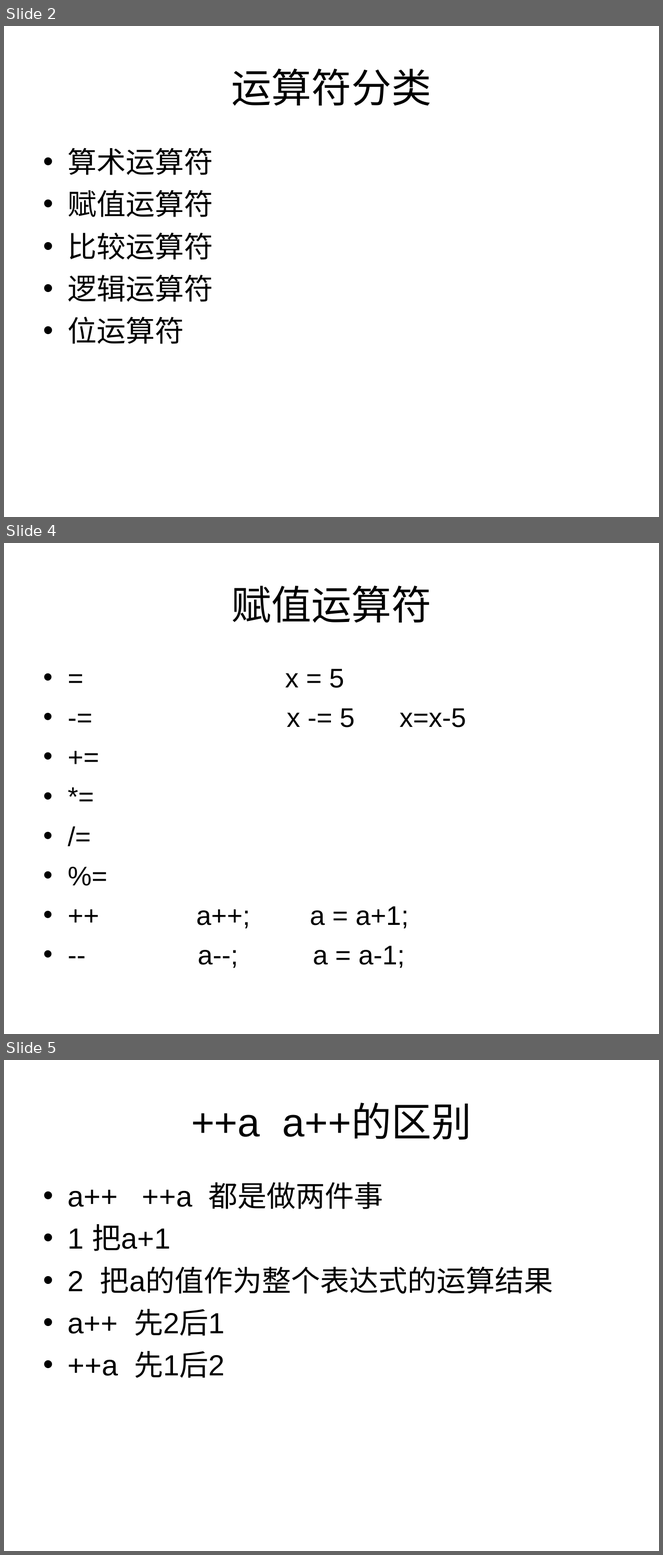
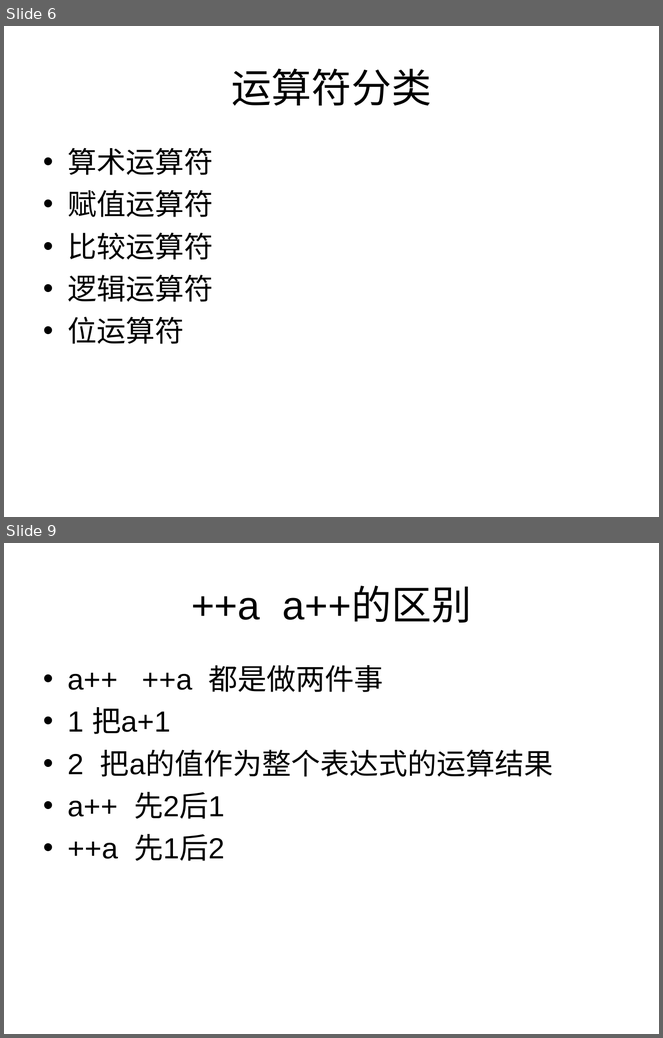
Before and after one commit to cd-vr1class/homework, a slide deck: ppt/7-7js输入输出语句、运算符.ppt. Shown one above the other, each under a label of ours: slides 2, 4 and 5 before the commit, slides 6 and 9 after it; the slides between them are not shown. The pictures are 663x1555 and 663x1038 pixels, drawn with LibreOffice and Linux fonts; fonts in the diff are those of the drawing. Boxes give left, top, right and bottom in pixels: in the first picture for what was removed or moved away, otherwise in the second. Text is boxed around its words. In the diff, an @@ line names an element or a change of style, - is before the commit and + after.

```diff
--- a/ppt/7-7js输入输出语句、运算符.ppt
+++ b/ppt/7-7js输入输出语句、运算符.ppt
@@ slide 4 removed at (4,543,659,1034), background #FFFFFF @@
@@ title removed at (231,586,431,623) @@
-赋值运算符
@@ text removed at (285,669,466,968) @@
-• = x = 5
-• -= x -= 5 x=x-5
-• +=
-• *=
-• /=
-• %=
-• ++ a++; a = a+1;
-• -- a--; a = a-1;
@@ what was slide 2 is now slide 6 @@
@@ what was slide 5 is now slide 9 @@
```
Also in this commit, not shown: 5 slides changed, 4 slides added, 2 other slides removed, 2 other files.
